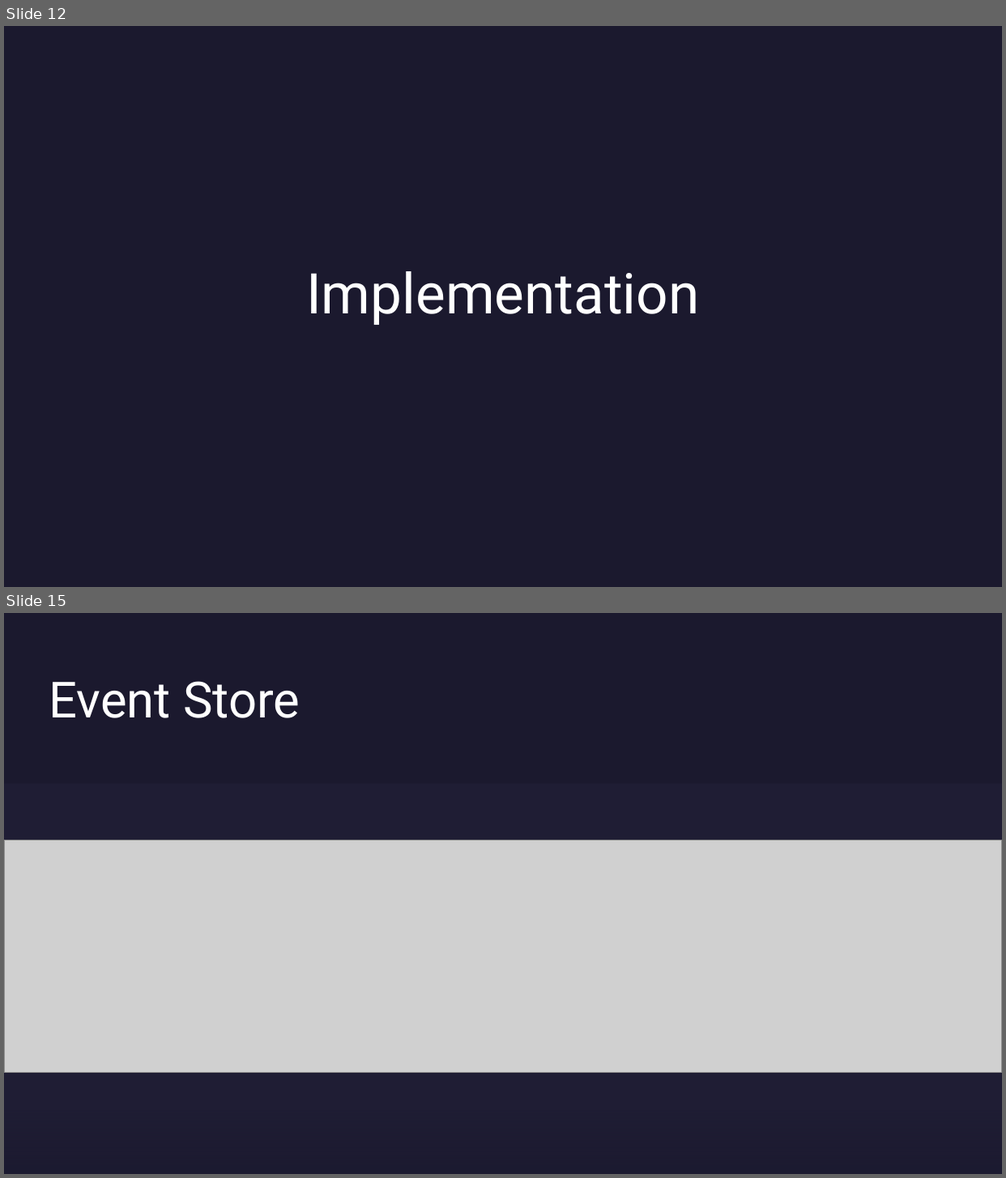
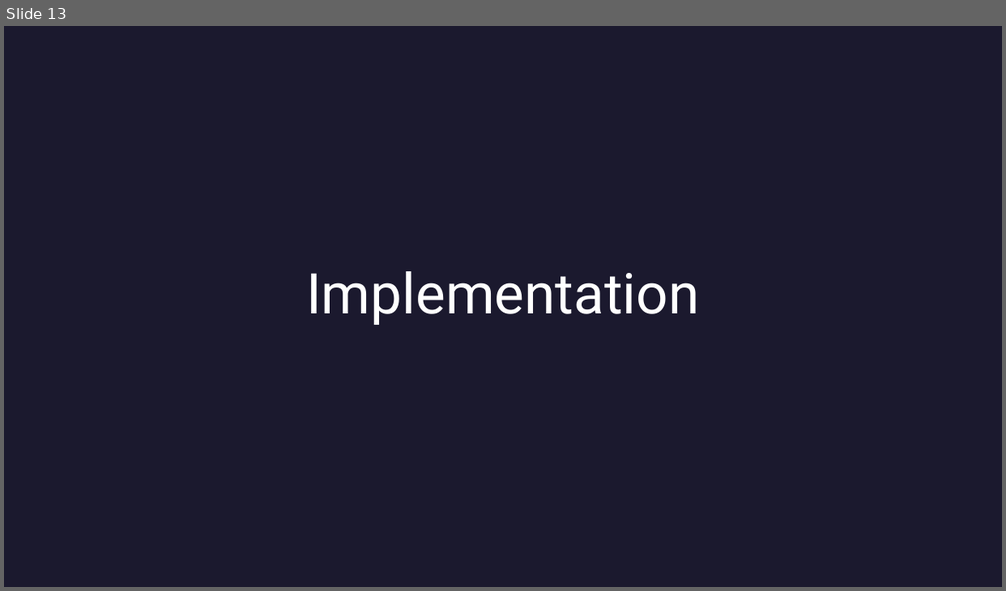
Before and after one commit to reyno120/event-sourcing-in-azure, a slide deck: DDD & Event Sourcing.pptx. Shown one above the other, each under a label of ours: slides 12 and 15 before the commit, slide 13 after it; the slides between them are not shown. The pictures are 1006x1178 and 1006x591 pixels, drawn with LibreOffice and Linux fonts; fonts in the diff are those of the drawing; grey boxes stand for pictures; background and template pictures are left out. Boxes give left, top, right and bottom in pixels: in the first picture for what was removed or moved away, otherwise in the second. Text is boxed around its words. In the diff, an @@ line names an element or a change of style, - is before the commit and + after.

```diff
--- a/DDD & Event Sourcing.pptx
+++ b/DDD & Event Sourcing.pptx
@@ slide 15 removed at (4, 613, 1002, 1174), background #1B192E @@
@@ rectangle removed at (4, 613, 1002, 1174) @@
@@ text removed at (49, 681, 300, 718) @@
-Event Store
@@ rectangle removed at (4, 784, 1002, 1174) @@
@@ picture removed at (4, 841, 1002, 1072) @@
@@ rectangle removed at (4, 1085, 1002, 1174) @@
@@ what was slide 12 is now slide 13 @@
```
Also in this commit, not shown: 2 slides changed, 6 slides added, 3 other slides removed.
